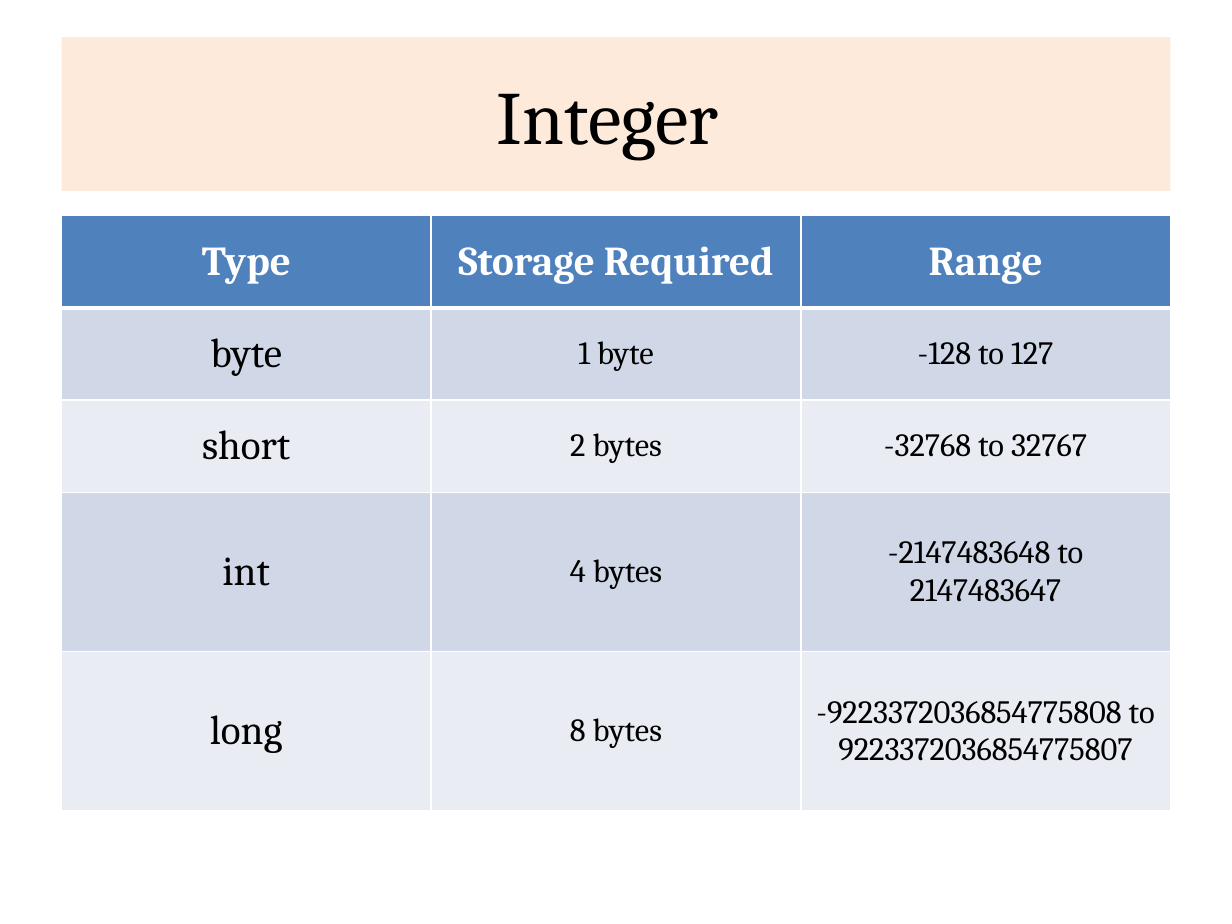
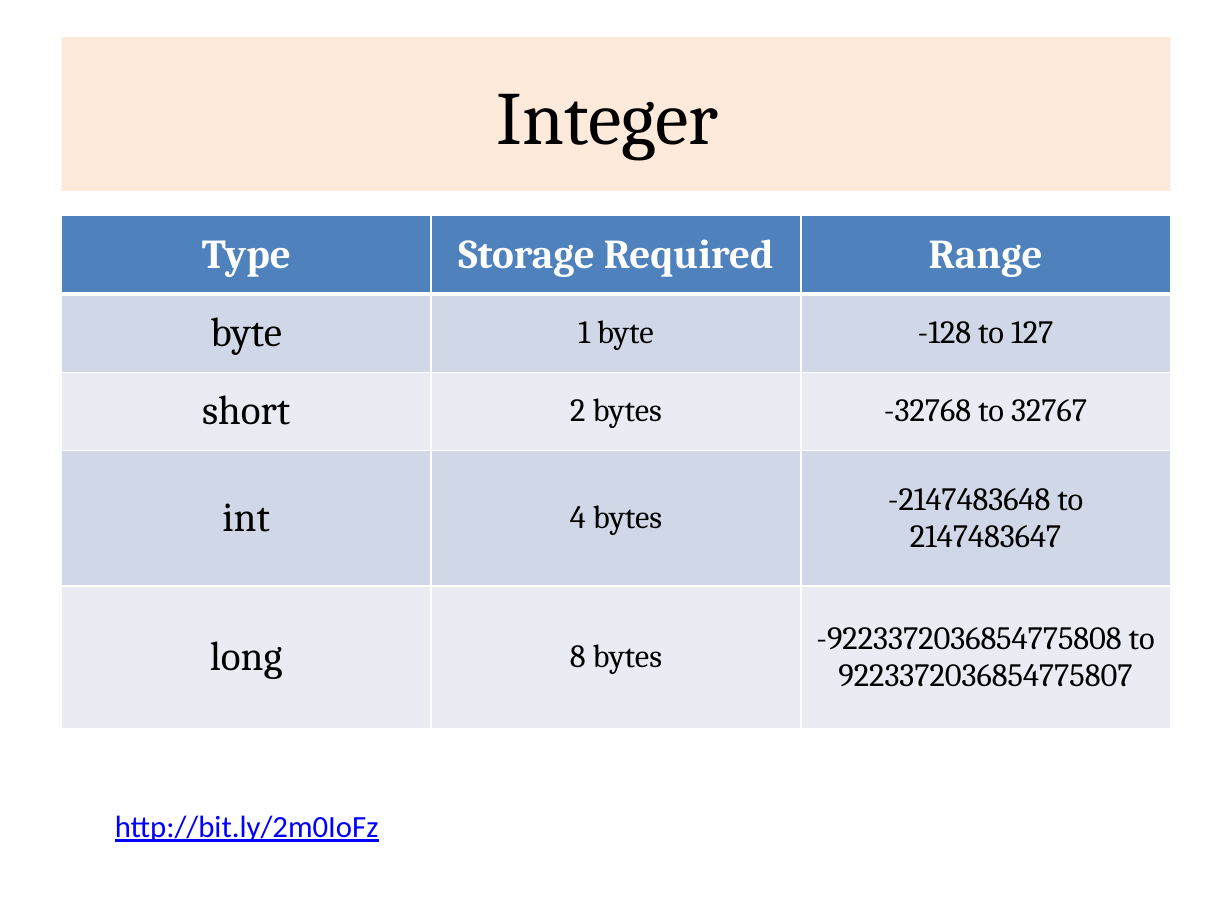
Before and after one commit to rajasekaran36/CS8392-OOPS, a slide deck: slide 3 of Slides/Unit 1/CS8382_U1_6_DataTypes.pptx. Drawn at 1232x924 pixels with LibreOffice and Linux fonts; fonts in the diff are those of the drawing. Boxes give left, top, right and bottom in pixels: in the first picture for what was removed or moved away, otherwise in the second. Text is boxed around its words. In the diff, an @@ line names an element or a change of style, - is before the commit and + after.

```diff
--- a/Slides/Unit 1/CS8382_U1_6_DataTypes.pptx
+++ b/Slides/Unit 1/CS8382_U1_6_DataTypes.pptx
@@ table: place and size @@
-table at [62, 216, 1170, 821]
+table at [62, 216, 1170, 754]
@@ text added at [115, 815, 379, 842], 18 pt, text #0000FF, underline @@
+http://bit.ly/2m0IoFz
```
Also in this commit, not shown: 1 other file.
